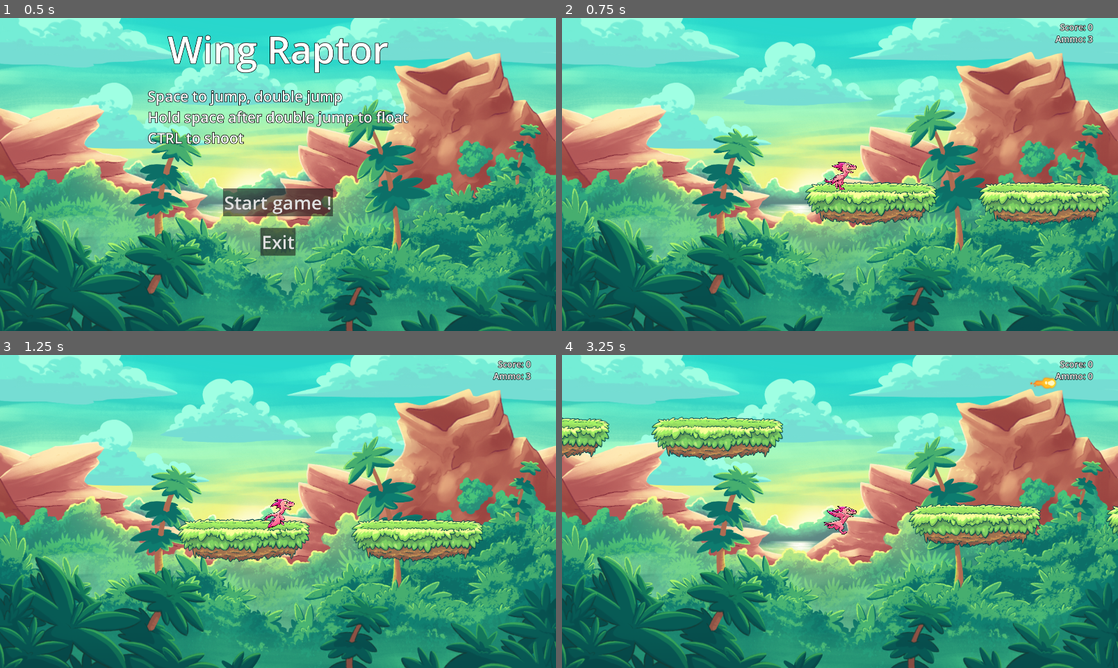
Above: before the commit, frames 1-4 (two rows, left to right).
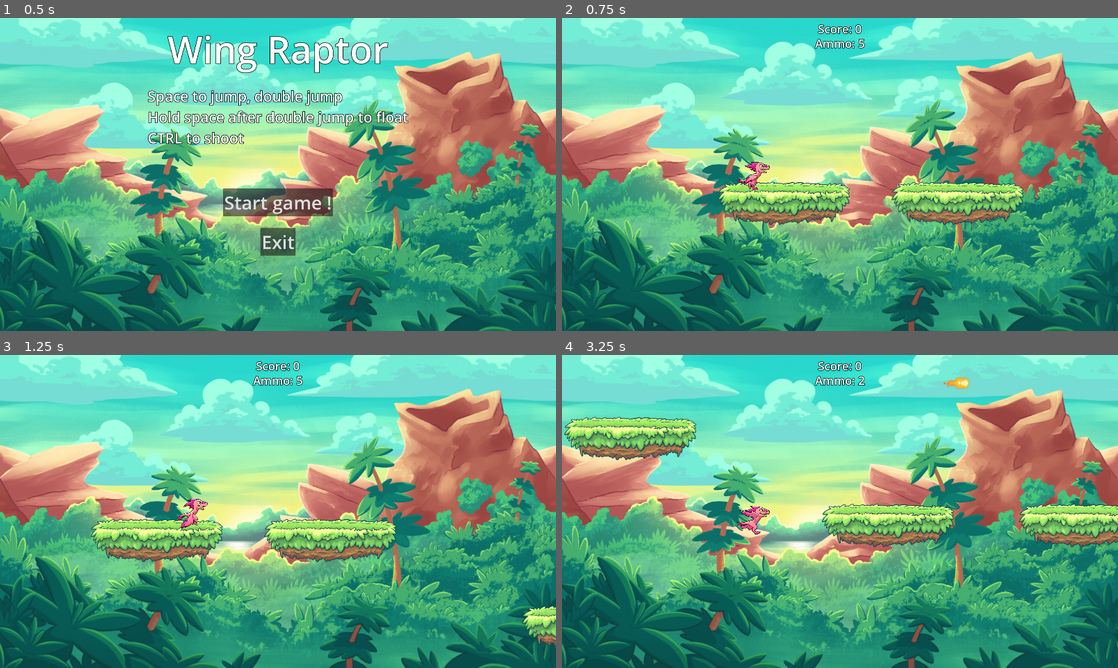
Above: after the commit, the same moments.

Repository: jmalensen/Wingraptor
Game: Godot game, scene res://scenes/menu.tscn
Two runs of this game, one before a commit and one after it. Both use one fixed random seed, a clock stepped at 60 frames per second and the inputs below.
Inputs:
- Up to frame 1 (0.5 s): no input
- Up to frame 2 (0.75 s): click "Start game !" at 0.5 s
- Up to frame 3 (1.25 s): no input
- Up to frame 4 (3.25 s): hold Ctrl (fire) 1.28-2.03 s; tap Space (jump) at 1.52, 2.27 s; tap Ctrl (fire) at 2.1 s; hold Ctrl (fire) from 2.78 s (still down)

Frame 1 is identical in both runs. In frame 2, 8.6% of the frame differs, in the area x 28-99%, y 1-67%; in frame 3, 9.2%; in frame 4, 11%, in the area x 0-100%, y 1-62%.

Commit message:
Change center camera, add score when killing enemy, center text ammo score, add sound empty ammo

Diff:
--- a/scenes/main.tscn
+++ b/scenes/main.tscn
@@ -69,35 +69,35 @@
 
 [node name="Score" type="Label" parent="HUD/UI"]
 layout_mode = 1
-anchors_preset = 1
-anchor_left = 1.0
-anchor_right = 1.0
-offset_left = -175.0
+anchors_preset = 5
+anchor_left = 0.5
+anchor_right = 0.5
+offset_left = -82.0
 offset_top = 10.0
-offset_right = -87.0
-offset_bottom = 36.0
-grow_horizontal = 0
-theme_override_colors/font_outline_color = Color(0, 0, 0, 1)
-theme_override_constants/outline_size = 7
-theme_override_font_sizes/font_size = 30
+offset_right = 82.0
+offset_bottom = 55.0
+grow_horizontal = 2
+theme_override_colors/font_outline_color = Color(0, 0, 0, 1)
+theme_override_constants/outline_size = 7
+theme_override_font_sizes/font_size = 40
 text = "Score: 1000"
-horizontal_alignment = 2
+horizontal_alignment = 1
 
 [node name="Ammo" type="Label" parent="HUD/UI"]
 layout_mode = 1
-anchors_preset = 1
-anchor_left = 1.0
-anchor_right = 1.0
-offset_left = -216.0
-offset_top = 51.0
-offset_right = -87.0
-offset_bottom = 96.0
-grow_horizontal = 0
-theme_override_colors/font_outline_color = Color(0, 0, 0, 1)
-theme_override_constants/outline_size = 7
-theme_override_font_sizes/font_size = 30
+anchors_preset = 5
+anchor_left = 0.5
+anchor_right = 0.5
+offset_left = -85.0
+offset_top = 60.0
+offset_right = 85.0
+offset_bottom = 118.0
+grow_horizontal = 2
+theme_override_colors/font_outline_color = Color(0, 0, 0, 1)
+theme_override_constants/outline_size = 7
+theme_override_font_sizes/font_size = 40
 text = "Ammo: 0"
-horizontal_alignment = 2
+horizontal_alignment = 1
 
 [node name="BlackBg" type="ColorRect" parent="HUD/UI"]
 visible = false
--- a/scenes/player.tscn
+++ b/scenes/player.tscn
@@ -10,6 +10,7 @@
 [ext_resource type="AudioStream" uid="uid://plsrbm1q3rbq" path="res://assets/sounds/jump.wav" id="7_w0n5c"]
 [ext_resource type="AudioStream" uid="uid://2lc6vxpu48d5" path="res://assets/sounds/player_death.wav" id="9_6bqfo"]
 [ext_resource type="AudioStream" uid="uid://b0t1b21vaviys" path="res://assets/sounds/player_shoot.wav" id="10_0e5h7"]
+[ext_resource type="AudioStream" uid="uid://dtvsjl0iqdpmb" path="res://assets/sounds/Magazine_Empty_-_Sound.mp3" id="11_y42ew"]
 
 [sub_resource type="AtlasTexture" id="AtlasTexture_fsdh3"]
 atlas = ExtResource("1_8sabp")
@@ -375,3 +376,6 @@
 
 [node name="ProjectilePosition" type="Node2D" parent="."]
 position = Vector2(116, -28)
+
+[node name="EmptyMagSound" type="AudioStreamPlayer" parent="."]
+stream = ExtResource("11_y42ew")
--- a/scripts/EntityEnemy.gd
+++ b/scripts/EntityEnemy.gd
@@ -3,6 +3,7 @@
 class_name EntityEnemy
 
 @export var movement_speed = 50
+@export var value = 15
 
 @onready var sprite = $AnimatedSprite2D
 @onready var collisionshape = $CollisionShape2D
@@ -66,6 +67,7 @@
 	sprite.play("death")
 	active = false
 	sprite.animation_finished.connect(_on_animation_finished)
+	game.add_score(value)
 
 func _on_animation_finished() -> void:
 	queue_free()
--- a/scripts/main.gd
+++ b/scripts/main.gd
@@ -171,3 +171,8 @@
 		#Need a signal to shut down effects sound
 		change_effects_sound.emit(false)
 		pass
+
+func blink_ammo() -> void:
+	ammo_label.add_theme_font_size_override("font_size", 60)
+	await get_tree().create_timer(0.1).timeout
+	ammo_label.add_theme_font_size_override("font_size", 40)
--- a/scripts/player.gd
+++ b/scripts/player.gd
@@ -13,13 +13,14 @@
 @onready var game = $"/root/World/"
 @onready var shoot_sound = $ShootSound
 @onready var projectile_position = $ProjectilePosition
+@onready var mag_sound = $EmptyMagSound
 
 var projectile = preload("res://scenes/projectile.tscn")
 var active = true
 var jump_remaining = 2
 var was_jumping = false
 var jump_pitch = 1.0
-var ammo = 3
+var ammo = 5
 var effects_sound_enabled = true
 
 func _ready() -> void:
@@ -36,6 +37,8 @@
 	if active:
 		#Update the camera position
 		camera.position = position
+		#To put the player a bit more to the left so we can see more of what's coming
+		camera.position.x = position.x + 200
 
 		#Reset player after landing
 		if was_jumping and is_on_floor():
@@ -72,6 +75,11 @@
 		move_and_slide()
 
 func _input(event: InputEvent) -> void:
+	if event.is_action_pressed("fire") and ammo == 0 and active == true:
+		if effects_sound_enabled:
+			mag_sound.play()
+		game.blink_ammo()
+
 	if event.is_action_pressed("fire") and ammo > 0 and active == true:
 		var projectile_instance = projectile.instantiate()
 		projectile_instance.position = projectile_position.global_position
Not shown, added: assets/sounds/Magazine_Empty_-_Sound.mp3.import
Not shown: 1 places in scenes/player.tscn that only renumber resources
Not shown, added: assets/sounds/Magazine_Empty_-_Sound.mp3
